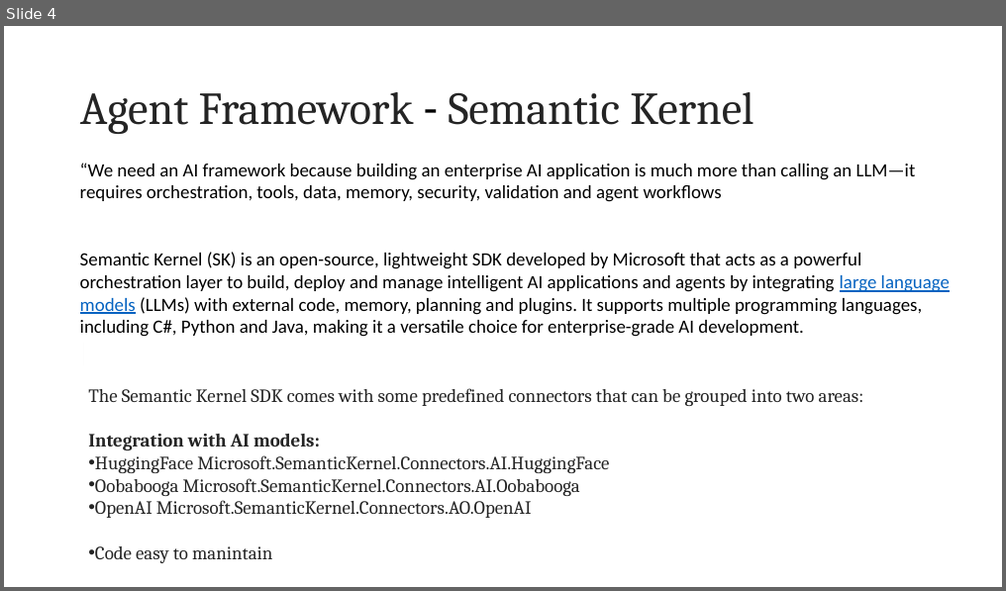
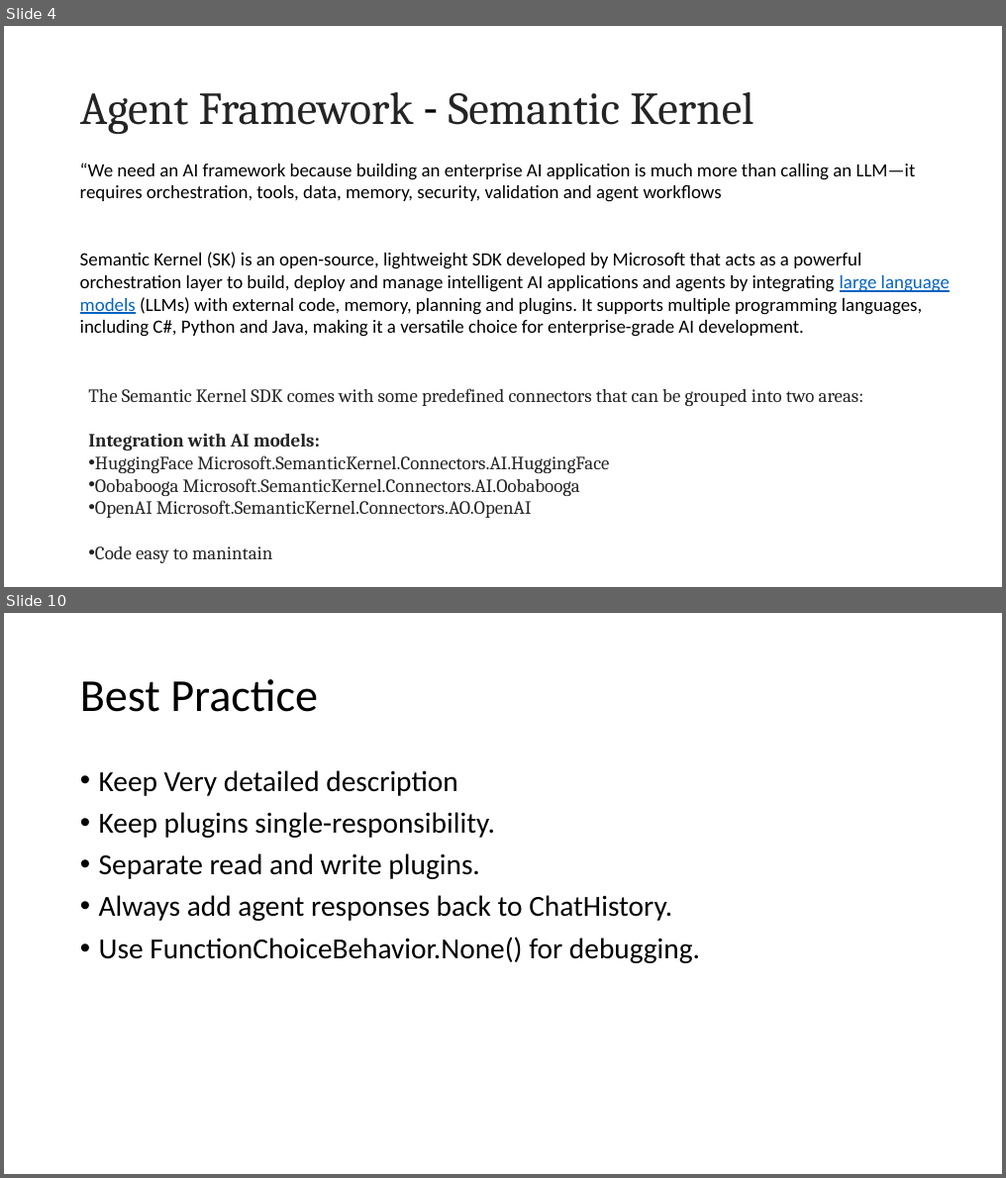
Before and after one commit to deveshomar/EducationAIAgent, a slide deck: Session8/AgentFramework.pptx. Shown one above the other, each under a label of ours: slide 4 before the commit, slides 4 and 10 after it; the slides between them are not shown. The pictures are 1006x591 and 1006x1178 pixels, drawn with LibreOffice and Linux fonts; fonts in the diff are those of the drawing. Boxes give left, top, right and bottom in pixels: in the first picture for what was removed or moved away, otherwise in the second. Text is boxed around its words. In the diff, an @@ line names an element or a change of style, - is before the commit and + after.

```diff
--- a/Session8/AgentFramework.pptx
+++ b/Session8/AgentFramework.pptx
@@ slide 10 added at bbox=[4, 613, 1002, 1174], background #FFFFFF @@
@@ title added at bbox=[80, 679, 318, 712], 44 pt, text #000000 @@
+Best Practice
@@ text added at bbox=[99, 770, 700, 963], 28 pt, text #000000 @@
+• Keep Very detailed description
+• Keep plugins single-responsibility.
+• Separate read and write plugins.
+• Always add agent responses back to ChatHistory.
+• Use FunctionChoiceBehavior.None() for debugging.
```
Also in this commit, not shown: 5 other slides added, 20 other files.
